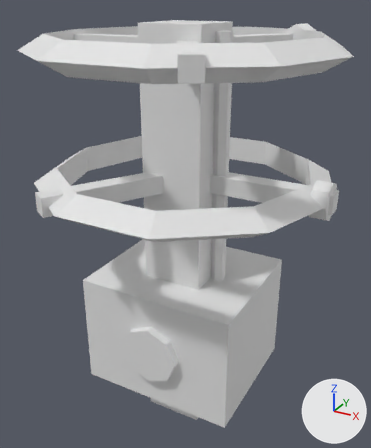
Two versions of the glTF model models/orbital_construction_station.glb, one commit apart.
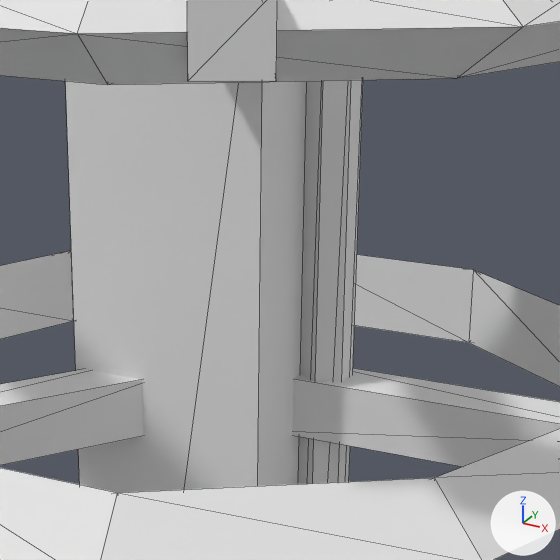
Old and new are each drawn whole from a 50 mm lens placed at (0.106, -0.194, 0.104), pointed at (-0.001, 0.002, 0.006) and again close up on the part from 32% to 79% of the width and 13% to 52% of the height. Arrows for +X, +Y and +Z are at lower right; the lights stay in place. The older version's two pictures come first. The close-ups show mesh edges as thin lines. Vertices at exactly the same position are counted once.

Names of what the first close-up shows: 'ConstructionStation'.
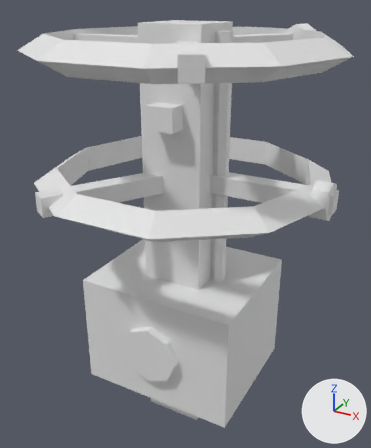
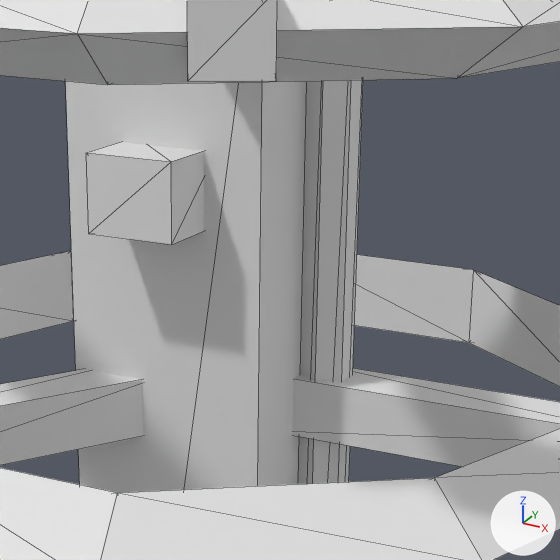
Location of each change, [x1, y1, x2, y2] in pixels of the close-ups (560 x 560 px):
part 1 of me_cube, added: after [86, 142, 204, 245]

The edits, one by one:
me_cube is used by ob_constructionstation; location (0.0, 0.0, 0.0).
me_cube had 184 vertices, 320 faces and spanned x -0.067..0.067, y -0.064..0.064, z -0.095..0.095.
me_cube now has 200 vertices, 344 faces and spans x -0.067..0.067, y -0.064..0.064, z -0.095..0.095.
me_cube part 1: a new loose piece, a box spanning x -0.006..0.006, y -0.022..-0.01, z 0.055..0.065.
Other edits to the shape of me_cube do not show in these pictures.
